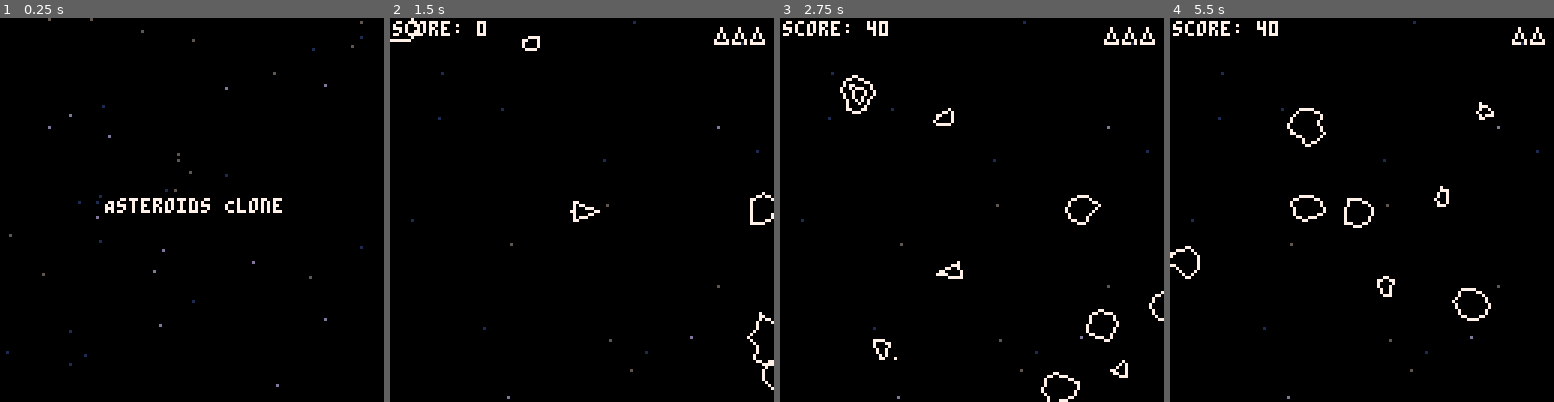
Above: before the commit, frames 1-4 (left to right).
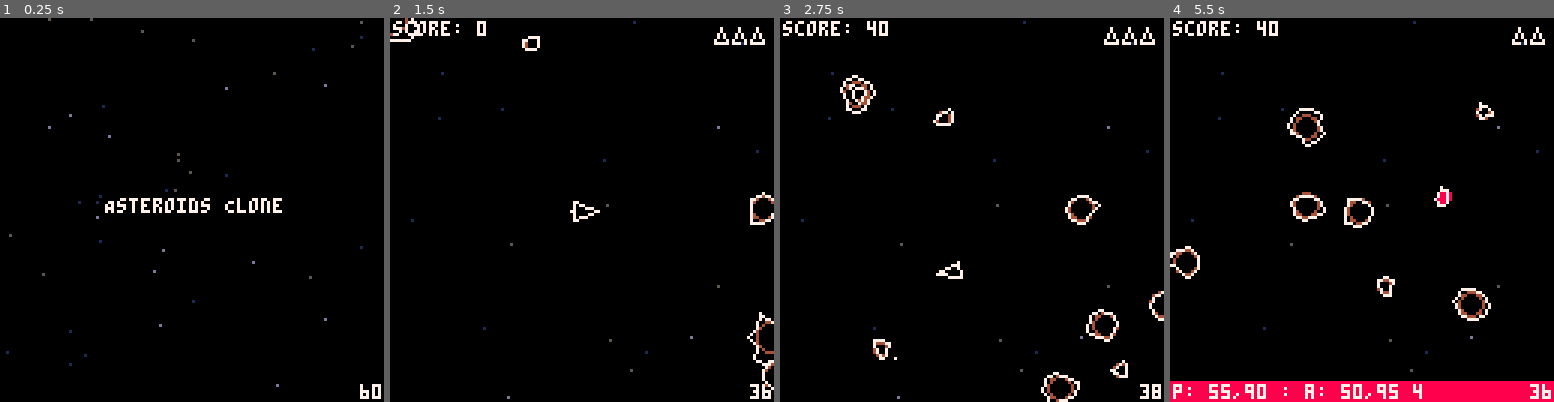
Above: after the commit, the same moments.

Repository: spencersokol/asteroids
Game: PICO-8 cartridge demo.p8
Two runs of this game, one before a commit and one after it. Both use one fixed random seed, a clock stepped at 60 frames per second and the inputs below.
Inputs:
- Up to frame 1 (0.25 s): no input
- Up to frame 2 (1.5 s): tap X (X key) at 0.33, 1.07 s; tap O (Z key) at 0.7 s
- Up to frame 3 (2.75 s): hold Right 1.6-2.1 s; tap O (Z key) at 1.7, 2.1, 2.5 s; tap X (X key) at 1.85 s; hold Up 2.15-2.42 s; hold Right from 2.47 s (still down)
- Up to frame 4 (5.5 s): tap O (Z key) every 0.4 s from 2.9 to 5.3 s; tap X (X key) at 2.97, 4.08, 5.2 s; release Right at 3.03 s; hold Left 3.08-3.58 s; hold Right 4.02-4.68 s; hold Up 4.73-5.03 s; hold Left from 5.08 s (still down)

The runs differ from the first frame. In frame 1, 0.1% of the frame differs, in the area x 93-100%, y 95-100%; in frame 2, 0.3%; in frame 3, 0.7%; in frame 4, 6.2%, in the area x 0-100%, y 23-100%.

Commit message:
Remove most of the logging calls in favor of a status message

Diff:
--- a/src/entities/asteroid.lua
+++ b/src/entities/asteroid.lua
@@ -22,9 +22,6 @@
         -- the center point to off screen
         local x_multiplier = ((64 + buffer)/x_velocity)
         local y_multiplier = ((64 + buffer)/y_velocity)
-
-        -- log("x_multiplier: " .. x_multiplier)
-        -- log("y_multiplier: " .. y_multiplier)
 
         -- get the starting point by using the smallest multiplier
         if (abs(x_multiplier) < abs(y_multiplier)) then
@@ -70,10 +67,6 @@
         y_velocity = sin(rotation) * speed
 
         _ENV:find_start()
-
-        log("asteroid.position: " .. x .. "," .. y)
-        log("asteroid.rotation: " .. rotation)
-        log("asteroid.velocity: " .. x_velocity .. "," .. y_velocity)
 
         -- generate random number of points based on size
         local num_points = flr(rnd(5)) + radius
--- a/src/entities/asteroid_large.lua
+++ b/src/entities/asteroid_large.lua
@@ -11,8 +11,6 @@
         entity.destroy(_ENV)
 
         if (rnd(1) > 0.1) then
-
-            log("asteroid broke at " .. x .. "," .. y)
 
             -- small or medium asteroid
             local asteroid_type = rnd({ asteroid, medium_asteroid })
--- a/src/entities/asteroid_medium.lua
+++ b/src/entities/asteroid_medium.lua
@@ -12,8 +12,6 @@
 
         if (rnd(1) > 0.5) then
 
-            log("asteroid broke")
-
             asteroid:new({ x = x, y = y })
 
         else
--- a/src/entities/player_ship.lua
+++ b/src/entities/player_ship.lua
@@ -45,10 +45,6 @@
 
         _ENV:reset()
         _ENV:calculate_border_points()
-
-        log("player front: " .. front.x .. "," .. front.y)
-        log("player rear left: " .. rear_left.x .. "," .. rear_left.y)
-        log("player rear right: " .. rear_right.x .. "," .. rear_right.y)
 
     end,
 
--- a/src/main.lua
+++ b/src/main.lua
@@ -7,5 +7,9 @@
 function _draw()
     if (scene.current) scene.current:draw()
 
-    if (debug) print("entities: " .. #entity.objects, 1, 120, 7)
+    if (debug) then
+        if (#_g.status_message > 0) status(_g.status_message)
+        print(#entity.objects, 128 - (#tostr(#entity.objects) * 4), 122, 7)
+    end
+
 end
--- a/src/scenes/game.lua
+++ b/src/scenes/game.lua
@@ -16,7 +16,6 @@
 
         for i = 1, 3 do
             local s = ship:new({ x = (128 - (i * 6)), y = 6 })
-            log("life ship: " .. s.x .. "," .. s.y)
             add(ships, s)
         end
 
@@ -31,7 +30,6 @@
         if (frames > 30) then
             frames = 0
             seconds += 1
-            -- log("gamestate: 1 second elapsed")
         end
 
         if (should_spawn_asteroids(_ENV)) spawn_asteroids(_ENV)
@@ -54,19 +52,16 @@
 
         if (player.dead and (#ships > 0)) try_spawn_player(_ENV, asteroids)
 
-        log("--- game stats ---")
-        log("asteroids: " .. #asteroids)
-        log("bullets: " .. #bullets .. " of " .. player.bullet_max)
-        log("---")
-
         -- check collisions
         for a in all(asteroids) do
 
             if asteroid_hits_player(_ENV, a) then
 
-                log("player died!")
-                log("player: " .. player.x .. "," .. player.y)
-                log("asteroid: " .. a.x .. "," .. a.y .. " " .. a.radius)
+                local msg = "p: " .. flr(player.x) .. "," .. flr(player.y) .. " : "
+                msg = msg .. "a: " .. flr(a.x) .. "," .. flr(a.y) .. " " .. a.radius
+
+                status(msg)
+
                 a.is_killer = true
 
                 lose_life(_ENV)
@@ -75,7 +70,6 @@
 
             for b in all(bullets) do
                 if bullet_hits_asteroid(_ENV, b, a) then
-                    log("bullet hit asteroid")
                     a:destroy()
                     b:destroy()
                     score += a.score
@@ -152,6 +146,13 @@
         -- wait two full seconds
         if (not (player.frames_since_death > 60)) return
 
+        -- after 4 seconds start dropping asteroids every two seconds if player hasn't spawned
+        if ((player.frames_since_death > 120) and (0 == (player.frames_since_death % 60))) then
+            local a = asteroids[#asteroids]
+            a:destroy()
+            del(asteroids, a)
+        end
+
         local buffer = 20
 
         -- give player a buffer in all directions
@@ -159,8 +160,6 @@
             if ((a.x > (64 - buffer) and a.x < (64 + buffer)) and (a.y > (64 - buffer) and a.y < (64 + buffer))) return
         end
 
-        log("player spawned")
-
         player:reset()
 
     end,
@@ -175,12 +174,6 @@
 
     bullet_hits_asteroid = function(_ENV, b, a)
         -- use point/circle collision detection
-
-        log("--- check bullet collision ---")
-        log("bullet: " .. b.x .. "," .. b.y)
-        log("asteroid: " .. a.x .. "," .. a.y .. " " .. a.radius)
-        log("---")
-
         return point_in_circle(b.x, b.y, a.x, a.y, a.radius)
     end,
 
@@ -190,13 +183,6 @@
 
         -- add a buffer here to be a little forgiving
         local radius = a.radius - a.hit_buffer
-
-        log("--- check player collision ---")
-        log("player front: " .. player.front.x .. "," .. player.front.y)
-        log("player rear left: " .. player.rear_left.x .. "," .. player.rear_left.y)
-        log("player rear right: " .. player.rear_right.x .. "," .. player.rear_right.y)
-        log("asteroid: " .. a.x .. "," .. a.y .. " " .. radius)
-        log("---")
 
         -- check the points first
         local front = point_in_circle(player.front.x, player.front.y, a.x, a.y, radius)
@@ -278,8 +264,6 @@
 
         local asteroid_types = { asteroid, medium_asteroid, large_asteroid }
 
-        log("adding " .. c .. " asteroids")
-
         for i = 1, c do
             local asteroid_type = rnd(asteroid_types)
             asteroid_type:new()
--- a/src/utils/debug.lua
+++ b/src/utils/debug.lua
@@ -1,9 +1,20 @@
 log = _noop
+status = _noop
 
 function enable_debug()
 
+    _g.status_message = ""
+
     log = function(any, overwrite)
         printh(tostr(any), logfile or "log", overwrite)
+    end
+
+    status = function(any)
+
+        _g.status_message = tostr(any)
+
+        rectfill(0, 121, 128, 128, 8)
+        print(tostr(any), 1, 122, 7)
     end
 
     local _ad = asteroid.draw
--- a/src/utils/globals.lua
+++ b/src/utils/globals.lua
@@ -2,7 +2,7 @@
 _g = _ENV
 
 -- debug
-debug = false
+debug = true
 
 -- empty function
 _noop = function() end
